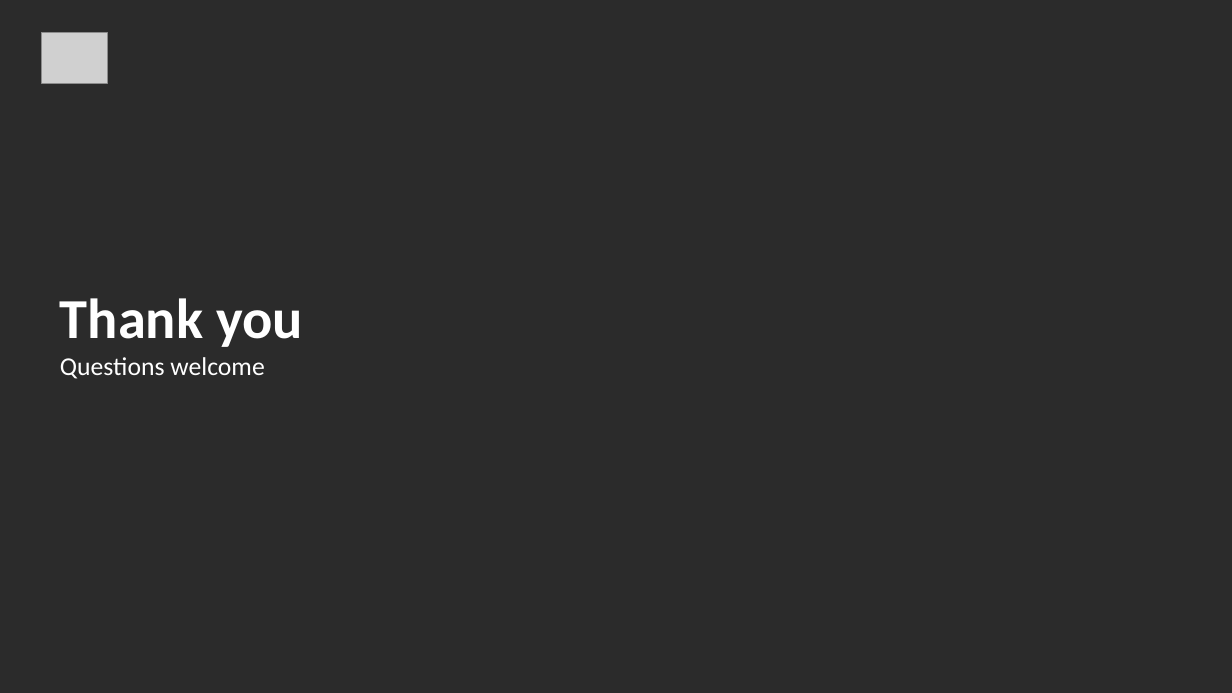
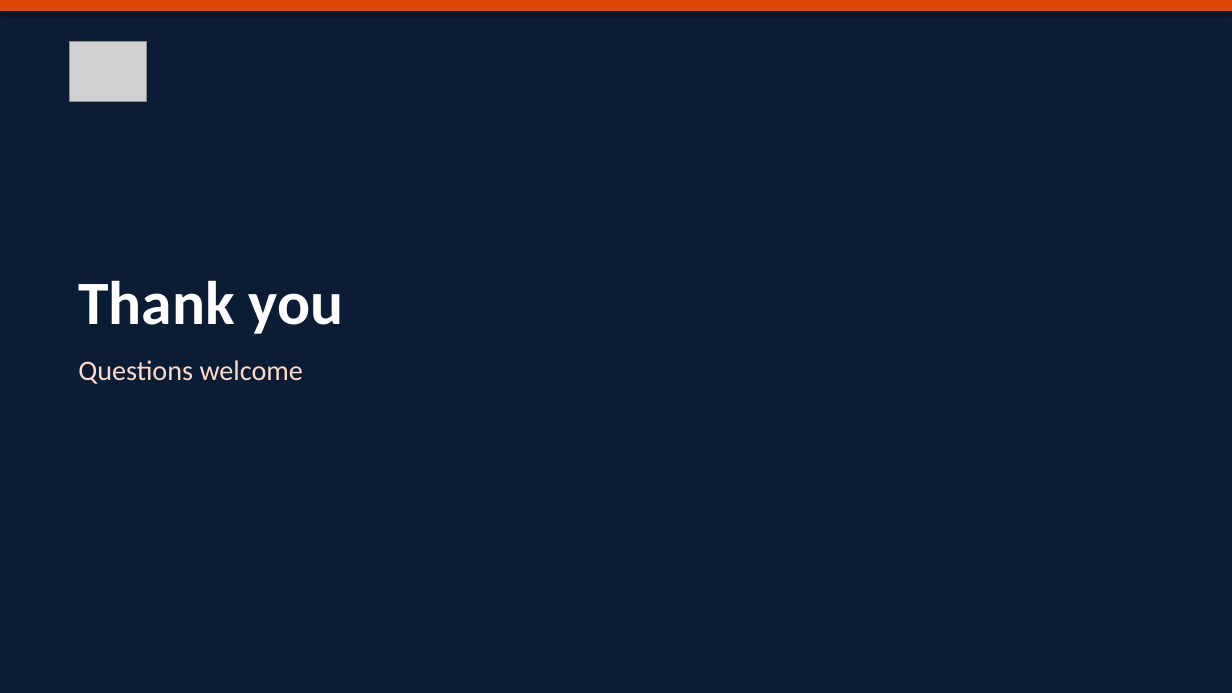
Before and after one commit to msv-codesync/digital-twin-twinblitz, a slide deck: slide 16 of public/project/Exam_Presentation_Antenna_RUL_SRH.pptx (slide 23 before the commit). Drawn at 1232x693 pixels with LibreOffice and Linux fonts; fonts in the diff are those of the drawing; grey boxes stand for pictures; background and template pictures are left out; a plain dark background stands for a picture behind light text. Boxes give left, top, right and bottom in pixels: in the first picture for what was removed or moved away, otherwise in the second. Text is boxed around its words. In the diff, an @@ line names an element or a change of style, - is before the commit and + after.

```diff
--- a/public/project/Exam_Presentation_Antenna_RUL_SRH.pptx
+++ b/public/project/Exam_Presentation_Antenna_RUL_SRH.pptx
@@ background picture (left out) to #FFFFFF @@
@@ rectangle added at [0, 0, 1232, 693], fill #0B1D35 @@
@@ rectangle added at [0, 0, 1232, 11], fill #DF4707 @@
@@ picture: place and size @@
-picture at [42, 32, 107, 83]
+picture at [69, 42, 147, 102]
@@ text "Thank you": place and size @@
-text "Thank you" at [60, 298, 303, 379]
+text "Thank you" at [78, 280, 344, 384]
@@ text "Thank you" at [78, 280, 344, 384]: size 44 to 48 pt in "Thank you"; size 20 to 22 pt, text colour #FFFFFF to #FDD9C9 in "Questions welcome"; more space between paragraphs @@
```
Also in this commit, not shown: 9 other slides changed, 6 slides added, 13 slides removed, 22 other files.
